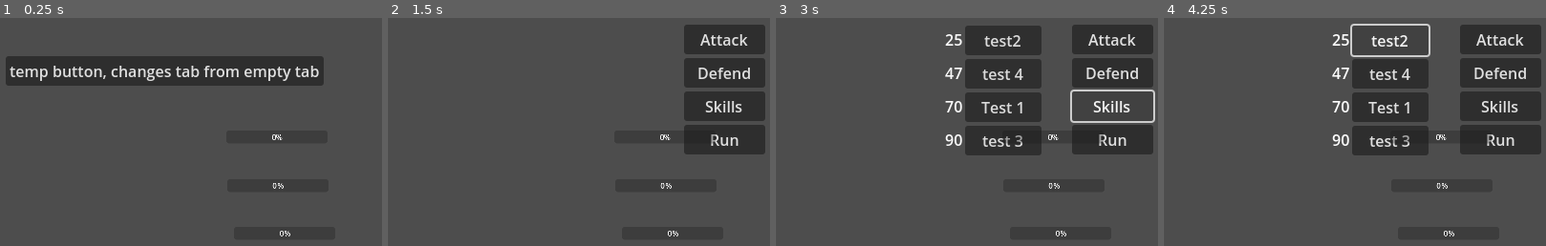
Above: before the commit, frames 1-4 (left to right).
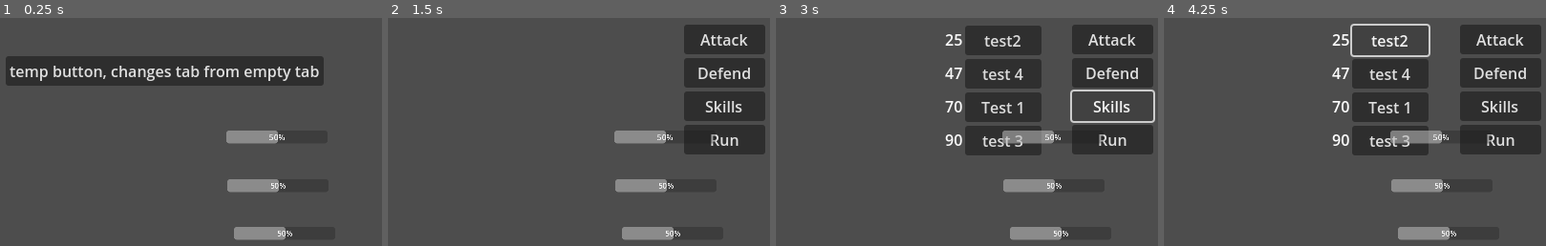
Above: after the commit, the same moments.

Repository: Tigeagle2/Final_team_game_CS399
Game: Godot game, scene res://scenes/battle.tscn
The game is run twice, just before and just after one commit, with the same random seed, the same clock (stepped at 60 frames per second) and the same inputs. This scene is started directly instead of the project's main scene.
Inputs:
- Up to frame 1 (0.25 s): no input
- Up to frame 2 (1.5 s): click "temp button, changes tab from…" at 0.5 s; click "Attack" at 1.25 s
- Up to frame 3 (3 s): click "Defend" at 2 s; click "Skills" at 2.75 s
- Up to frame 4 (4.25 s): click "test2" at 3.5 s

The runs differ from the first frame. In frame 1, 2.4% of the frame differs, in the area x 59-77%, y 49-98%; in frame 2, 2.4%; in frame 3, 2.4%; in frame 4, 2.4%.

Commit message:
slight work on ui

Diff:
--- a/battle_system/battler.gd
+++ b/battle_system/battler.gd
@@ -11,7 +11,7 @@
 
 @export_category("MOVES")
 @export var move_array: Array[Move]
-
+signal health_updated
 var selected_move: Move
 var selected_targets: Array[Battler]
 
--- a/scenes/ui_scenes/target_selector.tscn
+++ /dev/null
@@ -1,12 +0,0 @@
-[gd_scene load_steps=2 format=3 uid="uid://dvekmdhhkip88"]
-
-[ext_resource type="Script" uid="uid://dgapujklfjpe3" path="res://scripts/ui_scripts/target_selector.gd" id="1_drkpd"]
-
-[node name="target_selector" type="Control"]
-layout_mode = 3
-anchors_preset = 15
-anchor_right = 1.0
-anchor_bottom = 1.0
-grow_horizontal = 2
-grow_vertical = 2
-script = ExtResource("1_drkpd")
--- a/scripts/ui_scripts/fight_ui_scripts/fight_screen_ui.gd
+++ b/scripts/ui_scripts/fight_ui_scripts/fight_screen_ui.gd
@@ -1,6 +1,6 @@
 extends Node2D
 ## Sends the info to the controller: index 0: attack, index 1: defend, index 2: run, index 3: skill 1, index 4: skill 2, index 5: skill 3, index 4: skill 4
-signal hero_moved(index: int, hero_num: int)
+signal hero_moved(index: int, hero_num: int, targets: Array[Battler])
 @onready var hero_ui_1 = %hero_ui_1
 @onready var hero_ui_2 = %hero_ui_2
 @onready var hero_ui_3 = %hero_ui_3
--- a/scripts/ui_scripts/target_selector.gd
+++ /dev/null
@@ -1,10 +0,0 @@
-extends Control
-enum EntityType { PLAYER, ENEMY }
-@export var type: EntityType = EntityType.ENEMY
-func _ready() -> void:
-	pass # Replace with function body.
-
-
-# Called every frame. 'delta' is the elapsed time since the previous frame.
-func _process(delta: float) -> void:
-	pass
Not shown, removed: scripts/ui_scripts/target_selector.gd.uid
